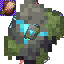
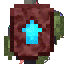
Two versions of the same layered image (w=64, h=64). Layer-by-layer changes:
hid group "1.20 pr1" (17 layers) over 24, 24, 40, 40
showed group "Netherite Upgrade" (7 layers) over 10, 4, 54, 60
showed "internal outline" over 14, 8, 50, 56
showed "netherite upgrade outline" over 10, 4, 54, 60
added group "wayfinder" with 2 layers in group "done (exportedf)" over 4, 0, 54, 60
added layer "wayfinder icon" in group "wayfinder" over 16, 20, 40, 48
added layer "wayfinder template" in group "wayfinder" over 4, 0, 54, 60
added group "silence" with 3 layers in group "done (exportedf)" over 4, 0, 54, 60
added layer "sculk decor" in group "silence" over 4, 8, 54, 60
added layer "silence icon" in group "silence" over 20, 12, 44, 48
added layer "silence #1" in group "silence" over 4, 0, 54, 60
added group "shaper #1" with 2 layers in group "done (exportedf)" over 4, 0, 54, 60
added layer "shaper icon" in group "shaper #1" over 20, 20, 40, 44
added layer "shaper" in group "shaper #1" over 4, 0, 54, 60
added group "raiser" with 2 layers in group "done (exportedf)" over 4, 0, 54, 60
added layer "raiser icon" in group "raiser" over 24, 12, 40, 52
added layer "raiser #1" in group "raiser" over 4, 0, 54, 60
added group "host" with 2 layers in group "done (exportedf)" over 4, 0, 54, 60
added layer "host icon" in group "host" over 16, 16, 36, 48
added layer "host #1" in group "host" over 4, 0, 54, 60
added group "eye" with 2 layers in group "done (exportedf)" over 4, 0, 54, 60
added layer "eye icon" in group "eye" over 16, 20, 44, 44
added layer "eye #1" in group "eye" over 4, 0, 54, 60
hid group "resources" (20 layers) over 0, 0, 54, 60
…and 17 more changes (17 visibility)
